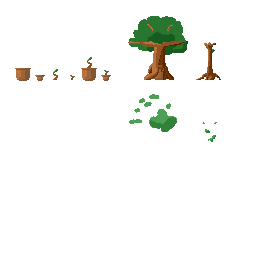
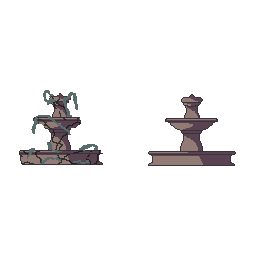
Comparing the layer stacks of the two (256, 256) images. Changes:
hid group "Group 12" (29 layers) over [15, 16, 236, 166]
hid group "Moving Stuff" (6 layers) over [15, 16, 236, 166]
hid "Paint Layer 17", painted on it over [15, 16, 236, 166]
added layer "Paint Layer 18 (pasted)" (2nd of 2) above "Park Stuff" over [15, 16, 236, 166]
hid group "Help" (3 layers) over [15, 16, 236, 166]
